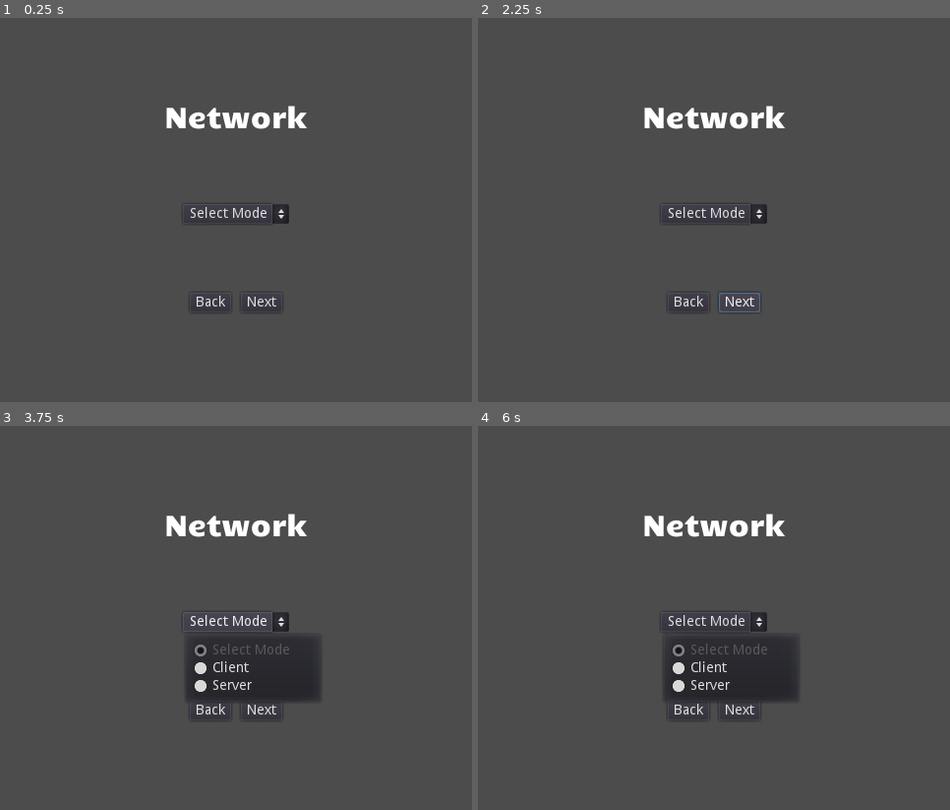
Above: before the commit, frames 1-4 (two rows, left to right).
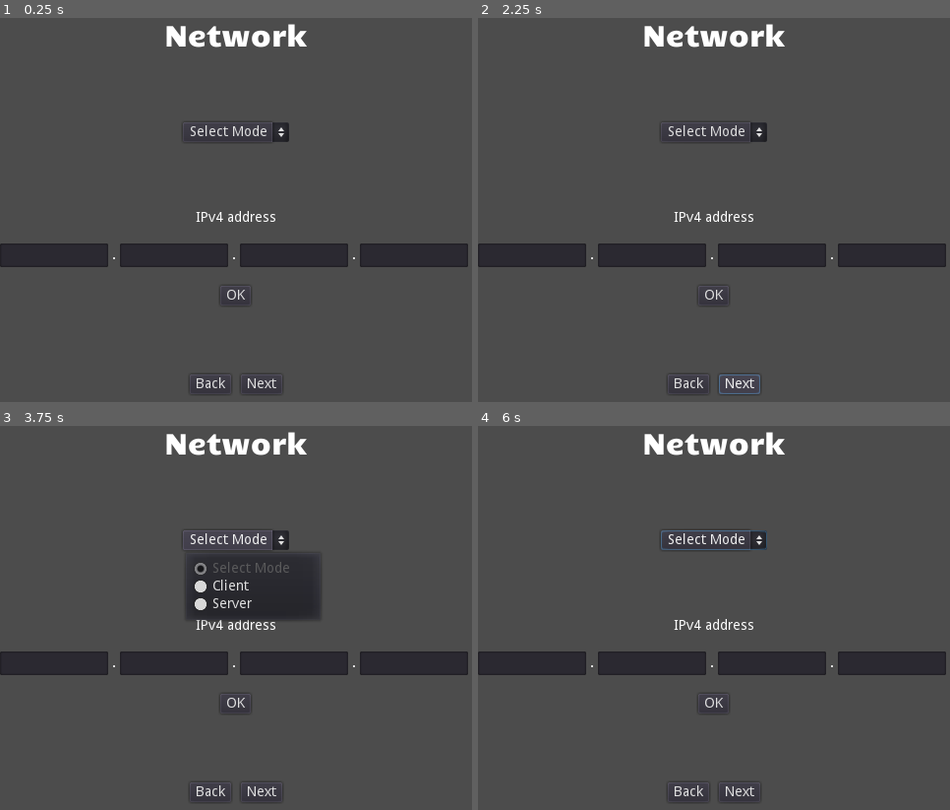
Above: after the commit, the same moments.

Repository: edd34/TicTacToe_Godot
Game: Godot game, scene res://Scenes/Network_Settings.tscn
The game is run twice, just before and just after one commit, with the same random seed, the same clock (stepped at 60 frames per second) and the same inputs. This scene is started directly instead of the project's main scene.
Inputs (mouse positions are in pixels of both pictures, inside the frame that each line leads up to):
- Up to frame 1 (0.25 s): no input
- Up to frame 2 (2.25 s): click (714, 294) at 0.5 s, where only the run after the commit has a clickable "OK"; click (714, 294) at 1.25 s, where only the run after the commit has a clickable "OK"; click "Next" at 2 s
- Up to frame 3 (3.75 s): click "Next" at 2.75 s; click "Select Mode" at 3.5 s
- Up to frame 4 (6 s): click "Select Mode" at 4.25 s; click "Select Mode" at 5 s; click (714, 702) at 5.75 s, where only the run after the commit has a clickable "OK"

The runs differ from the first frame. In frame 1, 8.9% of the frame differs, in the area x 0-100%, y 1-98%; in frame 2, 9.0%; in frame 3, 14%; in frame 4, 10%.

Commit message:
add new script Client_GetInputIp.gd and change the scene

Diff:
--- a/Scenes/Network_Settings.tscn
+++ b/Scenes/Network_Settings.tscn
@@ -1,7 +1,8 @@
-[gd_scene load_steps=4 format=2]
+[gd_scene load_steps=5 format=2]
 
 [ext_resource path="res://Font/Candal.ttf" type="DynamicFontData" id=1]
 [ext_resource path="res://Scripts/Network/ModeSelect.gd" type="Script" id=2]
+[ext_resource path="res://Scripts/Network/Client_GetInputIp.gd" type="Script" id=3]
 
 [sub_resource type="DynamicFont" id=1]
 
@@ -56,9 +57,9 @@
 anchor_top = 0.0
 anchor_right = 0.0
 anchor_bottom = 0.0
-margin_top = 250.0
-margin_right = 472.0
-margin_bottom = 290.0
+margin_top = 167.0
+margin_right = 472.0
+margin_bottom = 207.0
 rect_pivot_offset = Vector2( 0, 0 )
 rect_clip_content = false
 mouse_filter = 2
@@ -80,9 +81,9 @@
 anchor_right = 0.0
 anchor_bottom = 0.0
 margin_left = 177.0
-margin_top = 360.0
+margin_top = 277.0
 margin_right = 295.0
-margin_bottom = 380.0
+margin_bottom = 297.0
 rect_pivot_offset = Vector2( 0, 0 )
 rect_clip_content = false
 focus_mode = 2
@@ -105,14 +106,13 @@
 
 [node name="ClientMode" type="VBoxContainer" parent="MarginContainer/MainScreen" index="2"]
 
-visible = false
-anchor_left = 0.0
-anchor_top = 0.0
-anchor_right = 0.0
-anchor_bottom = 0.0
-margin_top = 310.0
-margin_right = 472.0
-margin_bottom = 520.0
+anchor_left = 0.0
+anchor_top = 0.0
+anchor_right = 0.0
+anchor_bottom = 0.0
+margin_top = 367.0
+margin_right = 472.0
+margin_bottom = 463.0
 rect_pivot_offset = Vector2( 0, 0 )
 rect_clip_content = false
 mouse_filter = 1
@@ -121,6 +121,7 @@
 size_flags_vertical = 1
 custom_constants/separation = 19
 alignment = 0
+script = ExtResource( 3 )
 _sections_unfolded = [ "custom_constants" ]
 
 [node name="Label2" type="Label" parent="MarginContainer/MainScreen/ClientMode" index="0"]
@@ -152,7 +153,7 @@
 anchor_bottom = 0.0
 margin_top = 33.0
 margin_right = 472.0
-margin_bottom = 171.0
+margin_bottom = 57.0
 rect_pivot_offset = Vector2( 0, 0 )
 rect_clip_content = false
 mouse_filter = 1
@@ -169,7 +170,7 @@
 anchor_right = 0.0
 anchor_bottom = 0.0
 margin_right = 108.0
-margin_bottom = 138.0
+margin_bottom = 24.0
 rect_pivot_offset = Vector2( 0, 0 )
 rect_clip_content = false
 mouse_filter = 1
@@ -186,9 +187,8 @@
 anchor_top = 0.0
 anchor_right = 0.0
 anchor_bottom = 0.0
-margin_top = 57.0
-margin_right = 108.0
-margin_bottom = 81.0
+margin_right = 108.0
+margin_bottom = 24.0
 rect_pivot_offset = Vector2( 0, 0 )
 rect_clip_content = false
 focus_mode = 2
@@ -196,6 +196,7 @@
 mouse_default_cursor_shape = 1
 size_flags_horizontal = 1
 size_flags_vertical = 1
+align = 1
 focus_mode = 2
 context_menu_enabled = true
 placeholder_alpha = 0.6
@@ -211,7 +212,7 @@
 anchor_bottom = 0.0
 margin_left = 112.0
 margin_right = 116.0
-margin_bottom = 138.0
+margin_bottom = 24.0
 rect_pivot_offset = Vector2( 0, 0 )
 rect_clip_content = false
 mouse_filter = 0
@@ -233,7 +234,7 @@
 anchor_bottom = 0.0
 margin_left = 120.0
 margin_right = 228.0
-margin_bottom = 138.0
+margin_bottom = 24.0
 rect_pivot_offset = Vector2( 0, 0 )
 rect_clip_content = false
 mouse_filter = 1
@@ -250,9 +251,8 @@
 anchor_top = 0.0
 anchor_right = 0.0
 anchor_bottom = 0.0
-margin_top = 57.0
-margin_right = 108.0
-margin_bottom = 81.0
+margin_right = 108.0
+margin_bottom = 24.0
 rect_pivot_offset = Vector2( 0, 0 )
 rect_clip_content = false
 focus_mode = 2
@@ -260,6 +260,7 @@
 mouse_default_cursor_shape = 1
 size_flags_horizontal = 1
 size_flags_vertical = 1
+align = 1
 focus_mode = 2
 context_menu_enabled = true
 placeholder_alpha = 0.6
@@ -275,7 +276,7 @@
 anchor_bottom = 0.0
 margin_left = 232.0
 margin_right = 236.0
-margin_bottom = 138.0
+margin_bottom = 24.0
 rect_pivot_offset = Vector2( 0, 0 )
 rect_clip_content = false
 mouse_filter = 0
@@ -297,7 +298,7 @@
 anchor_bottom = 0.0
 margin_left = 240.0
 margin_right = 348.0
-margin_bottom = 138.0
+margin_bottom = 24.0
 rect_pivot_offset = Vector2( 0, 0 )
 rect_clip_content = false
 mouse_filter = 1
@@ -314,9 +315,8 @@
 anchor_top = 0.0
 anchor_right = 0.0
 anchor_bottom = 0.0
-margin_top = 57.0
-margin_right = 108.0
-margin_bottom = 81.0
+margin_right = 108.0
+margin_bottom = 24.0
 rect_pivot_offset = Vector2( 0, 0 )
 rect_clip_content = false
 focus_mode = 2
@@ -324,6 +324,7 @@
 mouse_default_cursor_shape = 1
 size_flags_horizontal = 1
 size_flags_vertical = 1
+align = 1
 focus_mode = 2
 context_menu_enabled = true
 placeholder_alpha = 0.6
@@ -339,7 +340,7 @@
 anchor_bottom = 0.0
 margin_left = 352.0
 margin_right = 356.0
-margin_bottom = 138.0
+margin_bottom = 24.0
 rect_pivot_offset = Vector2( 0, 0 )
 rect_clip_content = false
 mouse_filter = 0
@@ -361,7 +362,7 @@
 anchor_bottom = 0.0
 margin_left = 360.0
 margin_right = 468.0
-margin_bottom = 138.0
+margin_bottom = 24.0
 rect_pivot_offset = Vector2( 0, 0 )
 rect_clip_content = false
 mouse_filter = 1
@@ -378,9 +379,8 @@
 anchor_top = 0.0
 anchor_right = 0.0
 anchor_bottom = 0.0
-margin_top = 57.0
-margin_right = 108.0
-margin_bottom = 81.0
+margin_right = 108.0
+margin_bottom = 24.0
 rect_pivot_offset = Vector2( 0, 0 )
 rect_clip_content = false
 focus_mode = 2
@@ -388,6 +388,7 @@
 mouse_default_cursor_shape = 1
 size_flags_horizontal = 1
 size_flags_vertical = 1
+align = 1
 focus_mode = 2
 context_menu_enabled = true
 placeholder_alpha = 0.6
@@ -403,29 +404,29 @@
 anchor_bottom = 0.0
 margin_left = 472.0
 margin_right = 472.0
-margin_bottom = 138.0
-rect_pivot_offset = Vector2( 0, 0 )
-rect_clip_content = false
-mouse_filter = 0
-mouse_default_cursor_shape = 0
-size_flags_horizontal = 1
-size_flags_vertical = 1
-align = 1
-valign = 1
-percent_visible = 1.0
-lines_skipped = 0
-max_lines_visible = -1
-
-[node name="Button" type="Button" parent="MarginContainer/MainScreen/ClientMode" index="2"]
+margin_bottom = 24.0
+rect_pivot_offset = Vector2( 0, 0 )
+rect_clip_content = false
+mouse_filter = 0
+mouse_default_cursor_shape = 0
+size_flags_horizontal = 1
+size_flags_vertical = 1
+align = 1
+valign = 1
+percent_visible = 1.0
+lines_skipped = 0
+max_lines_visible = -1
+
+[node name="OK" type="Button" parent="MarginContainer/MainScreen/ClientMode" index="2"]
 
 anchor_left = 0.0
 anchor_top = 0.0
 anchor_right = 0.0
 anchor_bottom = 0.0
 margin_left = 220.0
-margin_top = 190.0
+margin_top = 76.0
 margin_right = 251.0
-margin_bottom = 210.0
+margin_bottom = 96.0
 rect_pivot_offset = Vector2( 0, 0 )
 rect_clip_content = false
 focus_mode = 2
@@ -788,9 +789,9 @@
 anchor_top = 0.0
 anchor_right = 0.0
 anchor_bottom = 0.0
-margin_top = 450.0
-margin_right = 472.0
-margin_bottom = 470.0
+margin_top = 533.0
+margin_right = 472.0
+margin_bottom = 553.0
 rect_pivot_offset = Vector2( 0, 0 )
 rect_clip_content = false
 mouse_filter = 1
--- /dev/null
+++ b/Scripts/Network/Client_GetInputIp.gd
@@ -0,0 +1,13 @@
+extends VBoxContainer
+
+onready var InputDigit1 = get_tree().get_root().get_node("Node/MarginContainer/MainScreen/ClientMode/HBoxContainer/Part1/LineEdit")
+onready var InputDigit2 = get_tree().get_root().get_node("Node/MarginContainer/MainScreen/ClientMode/HBoxContainer/Part2/LineEdit2")
+onready var InputDigit3 = get_tree().get_root().get_node("Node/MarginContainer/MainScreen/ClientMode/HBoxContainer/Part3/LineEdit3")
+onready var InputDigit4 = get_tree().get_root().get_node("Node/MarginContainer/MainScreen/ClientMode/HBoxContainer/Part4/LineEdit4")
+
+func _ready():
+	print(InputDigit1)
+	print(InputDigit2)
+	print(InputDigit3)
+	print(InputDigit4)
+	pass
